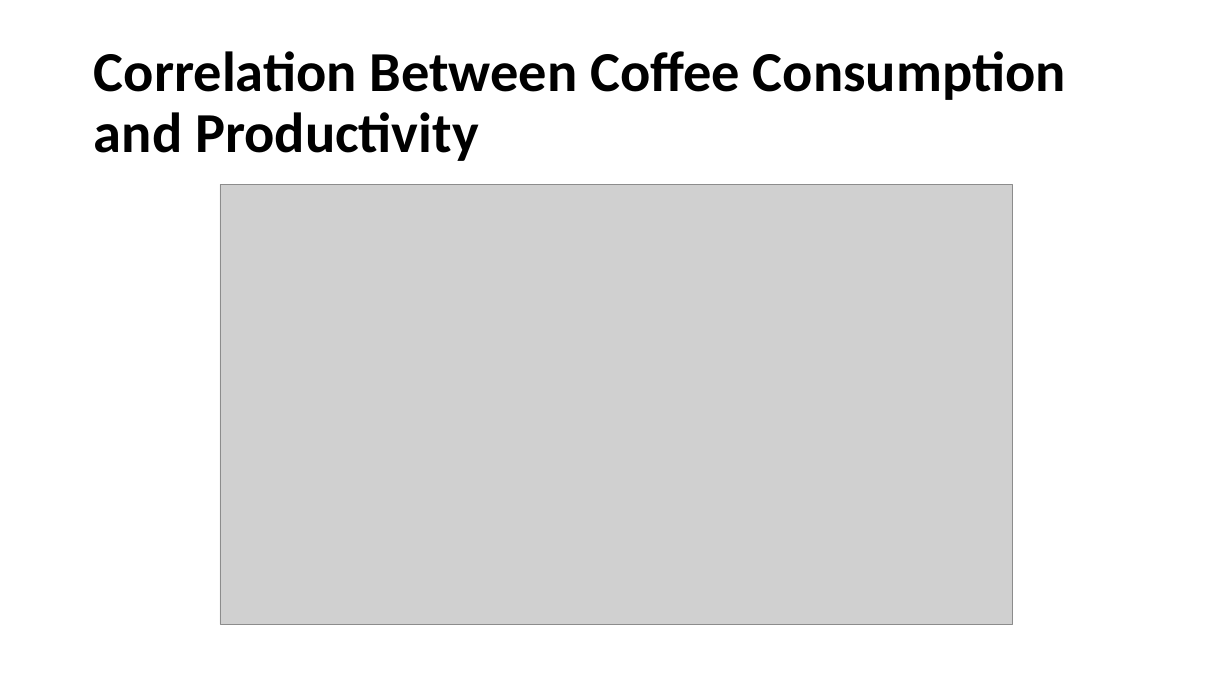
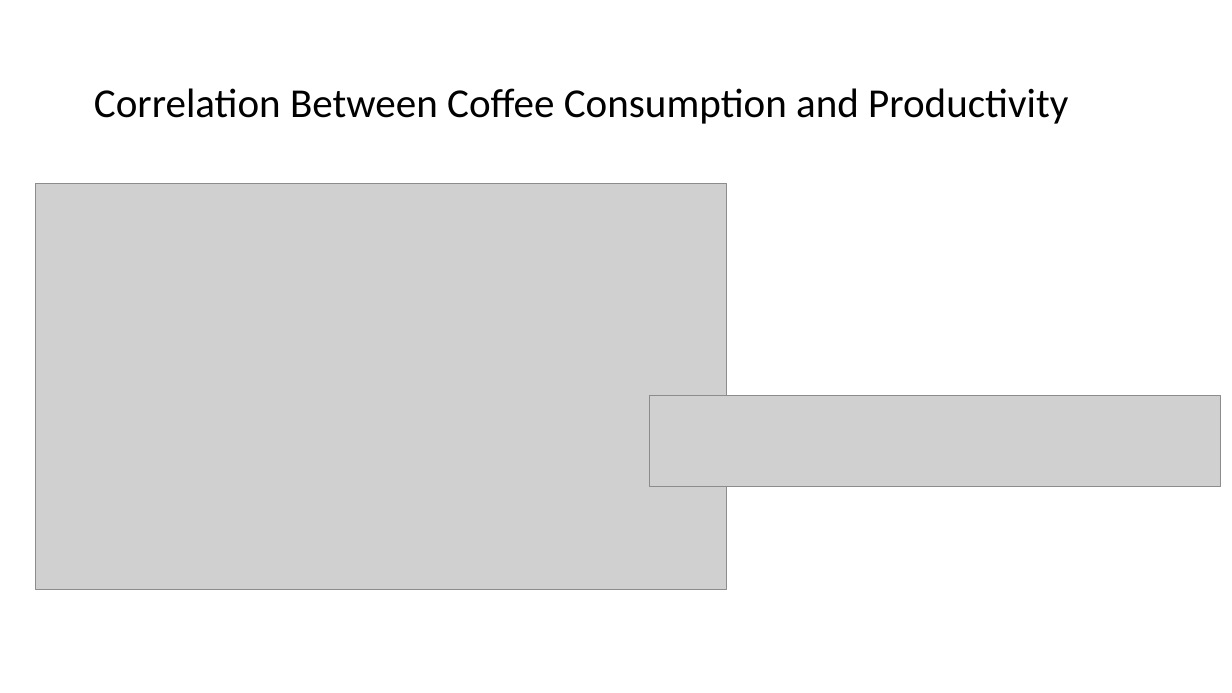
Before and after one commit to andrewboring/Confabulators_Project_1, a slide deck: slide 12 of Coffee and Productivity.pptx (slide 13 before the commit). Drawn at 1232x693 pixels with LibreOffice and Linux fonts; fonts in the diff are those of the drawing; grey boxes stand for pictures. Boxes give left, top, right and bottom in pixels: in the first picture for what was removed or moved away, otherwise in the second. Text is boxed around its words. In the diff, an @@ line names an element or a change of style, - is before the commit and + after.

```diff
--- a/Coffee and Productivity.pptx
+++ b/Coffee and Productivity.pptx
@@ title "Correlation Between Coffee Consumption and ..." at (x1=94, y1=88, x2=1068, y2=124): size 44 to 32 pt, bold off @@
@@ picture added at (x1=36, y1=184, x2=726, y2=591) @@
@@ picture removed at (x1=220, y1=185, x2=1012, y2=625) @@
@@ picture added at (x1=649, y1=396, x2=1220, y2=487) @@
```
Also in this commit, not shown: 9 other slides changed, 2 slides added, 5 slides removed.
